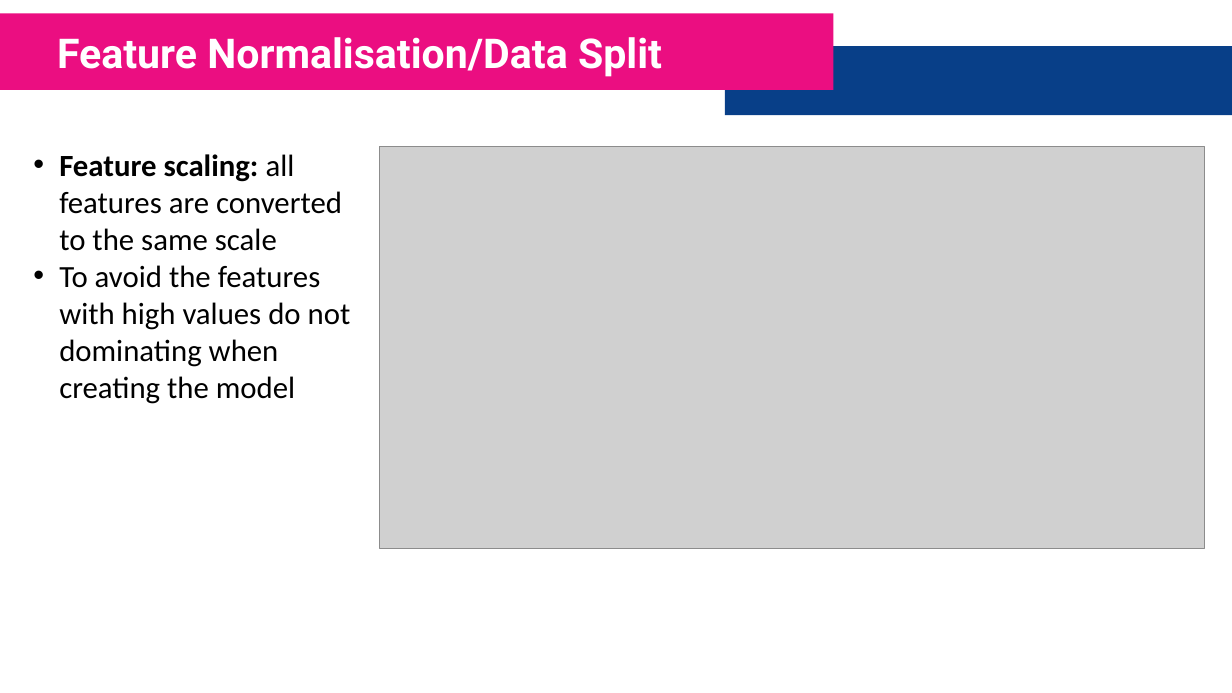
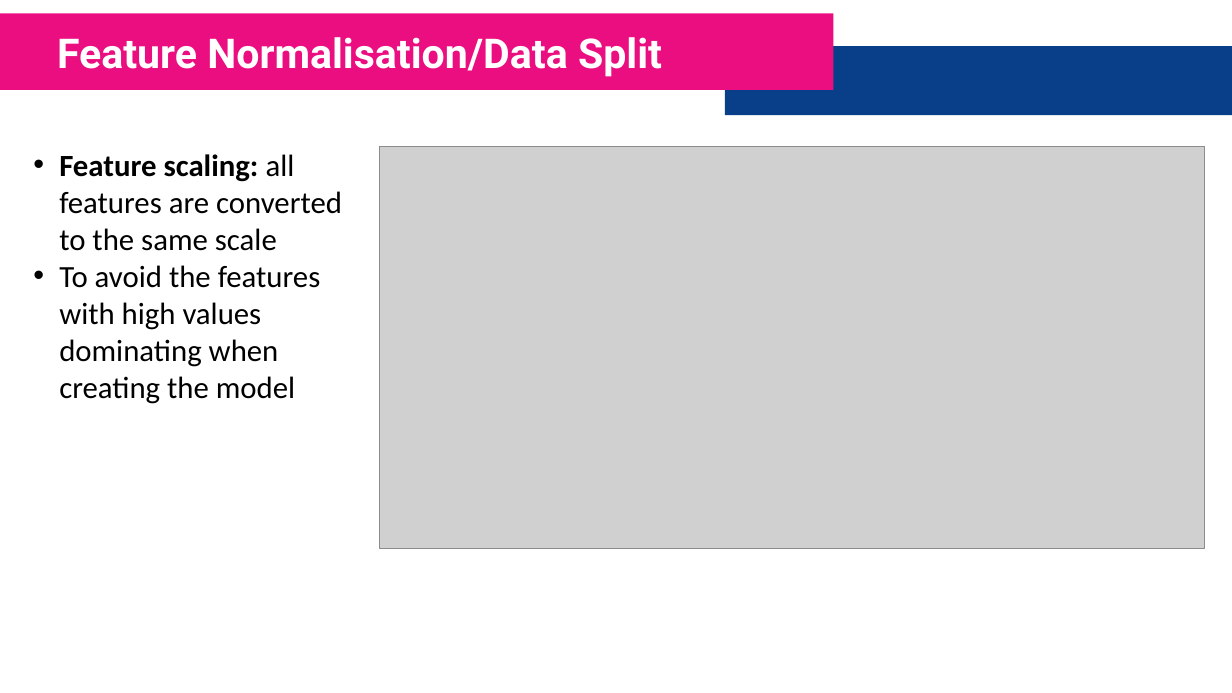
Before and after one commit to FarhadZafari/customer-churn-analysis, a slide deck: slide 7 of Presentation.pptx. Drawn at 1232x693 pixels with LibreOffice and Linux fonts; fonts in the diff are those of the drawing; grey boxes stand for pictures. Boxes give left, top, right and bottom in pixels: in the first picture for what was removed or moved away, otherwise in the second. Text is boxed around its words. In the diff, an @@ line names an element or a change of style, - is before the commit and + after.

```diff
--- a/Presentation.pptx
+++ b/Presentation.pptx
@@ text at (59,265,321,404): text changed @@
-• To avoid the features with high values do not dominating when creating the model
+• To avoid the features with high values dominating when creating the model
```
Also in this commit, not shown: 10 other slides changed, 1 other file.
